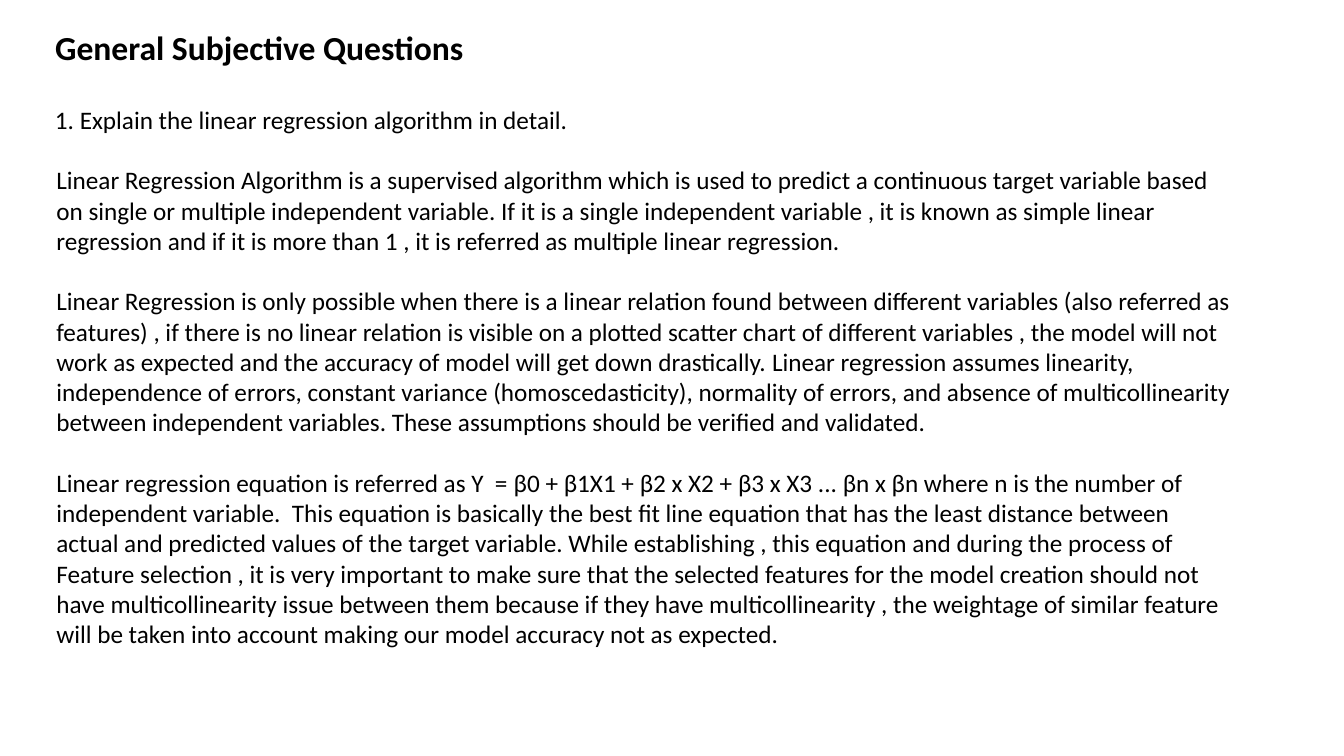
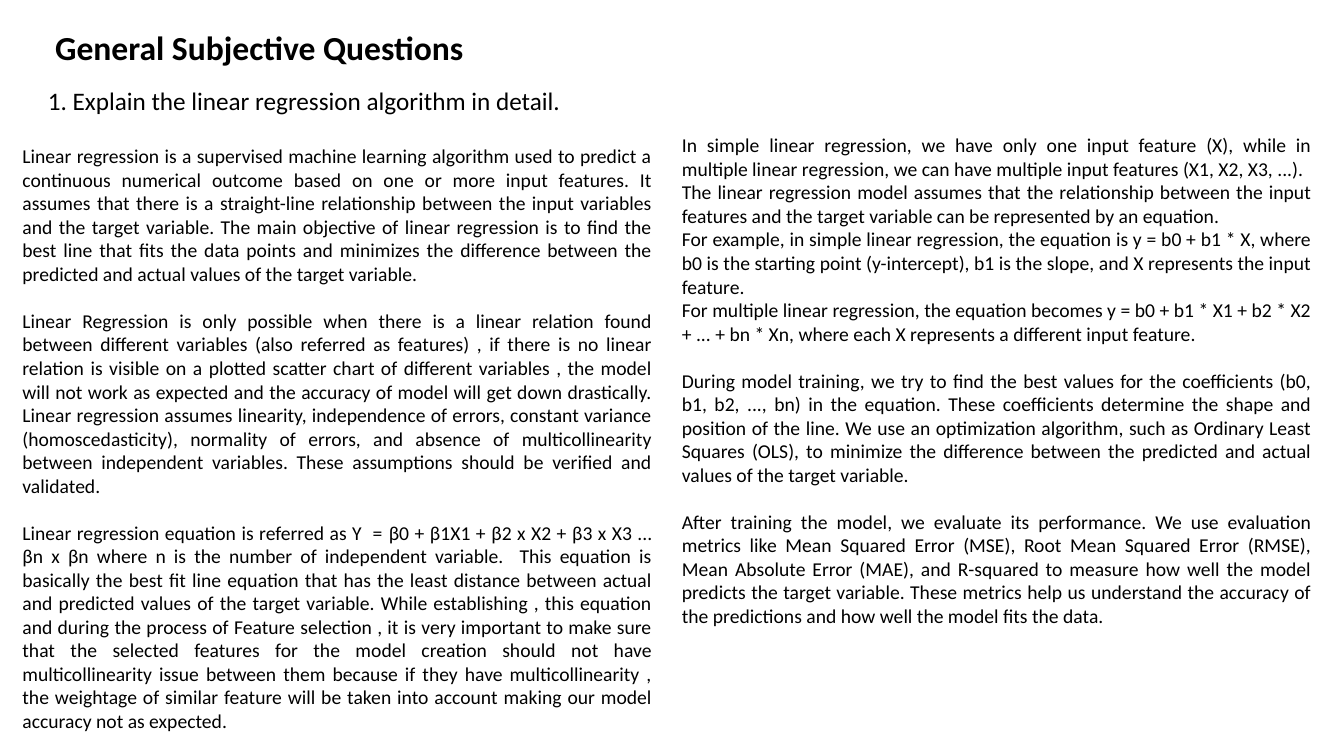
Before and after one commit to gurpreetkalra/BoomBikeCaseStudy, a slide deck: slide 8 of Boom Bikes.pptx. Drawn at 1344x756 pixels with LibreOffice and Linux fonts; fonts in the diff are those of the drawing. Boxes give left, top, right and bottom in pixels: in the first picture for what was removed or moved away, otherwise in the second. Text is boxed around its words. In the diff, an @@ line names an element or a change of style, - is before the commit and + after.

Commit message:
Final Draft

```diff
--- a/Boom Bikes.pptx
+++ b/Boom Bikes.pptx
@@ text "1. Explain the linear regression ...": place and size @@
-text "1. Explain the linear regression ..." at [55, 111, 567, 134]
+text "1. Explain the linear regression ..." at [48, 92, 560, 115]
@@ text "Linear regression is a supervised ...": place and size @@
-text "Linear regression is a supervised ..." at [56, 171, 1229, 648]
+text "Linear regression is a supervised ..." at [22, 149, 652, 731]
@@ text at [22, 149, 652, 285]: text changed; size 18 to 14 pt @@
-Linear Regression Algorithm is a supervised algorithm which is used to predict a continuous target variable based on single or multiple independent variable. If it is a single independent variable , it is known as simple linear regression and if it is more than 1 , it is referred as multiple linear regression.
+Linear regression is a supervised machine learning algorithm used to predict a continuous numerical outcome based on one or more input features. It assumes that there is a straight-line relationship between the input variables and the target variable. The main objective of linear regression is to find the best line that fits the data points and minimizes the difference between the predicted and actual values of the target variable.
@@ text added at [682, 138, 1311, 626], 14 pt, text #000000 @@
+In simple linear regression, we have only one input feature (X), while in multiple linear regression, we can have multiple input features (X1, X2, X3, ...).
+The linear regression model assumes that the relationship between the input features and the target variable can be represented by an equation.
+For example, in simple linear regression, the equation is y = b0 + b1 * X, where b0 is the starting point (y-intercept), b1 is the slope, and X represents the input feature.
+For multiple linear regression, the equation becomes y = b0 + b1 * X1 + b2 * X2 + ... + bn * Xn, where each X represents a different input feature.
+During model training, we try to find the best values for the coefficients (b0, b1, b2, ..., bn) in the equation. These coefficients determine the shape and position of the line. We use an optimization algorithm, such as Ordinary Least Squares (OLS), to minimize the difference between the predicted and actual values of the target variable.
+After training the model, we evaluate its performance. We use evaluation metrics like Mean Squared Error (MSE), Root Mean Squared Error (RMSE), Mean Absolute Error (MAE), and R-squared to measure how well the model predicts the target variable. These metrics help us understand the accuracy of the predictions and how well the model fits the data.
@@ text at [22, 314, 652, 731]: size 18 to 14 pt in "Linear Regression is only possible when there ...", "Linear regression equation is referred as Y ..."; alignment left to justified @@
```
Also in this commit, not shown: 1 other slide changed, 4 slides added.
